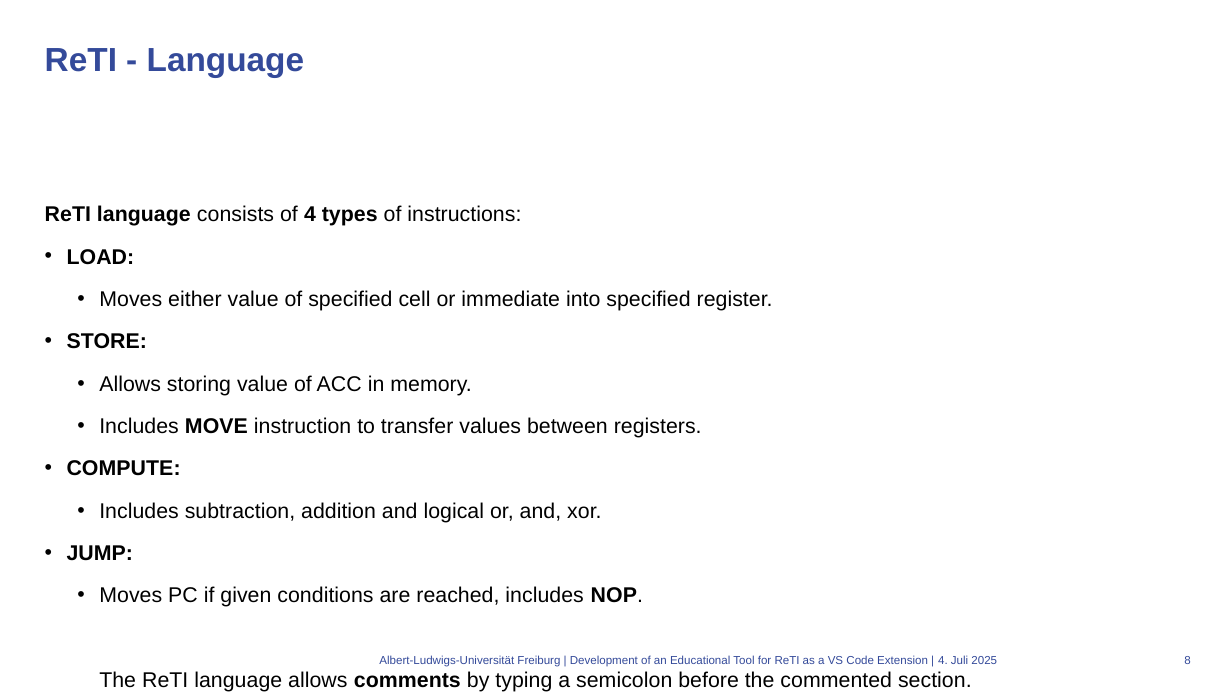
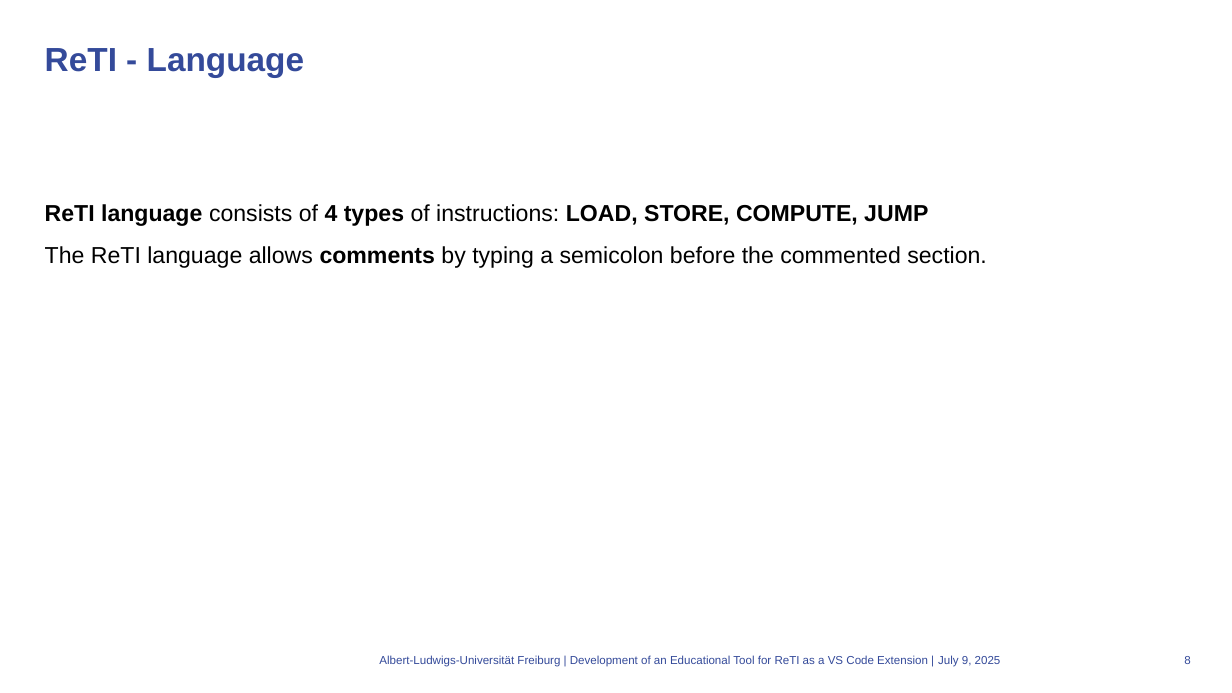
Before and after one commit to mlt279/vscode-reti, a slide deck: slide 8 of presentation/presentation.odp. Drawn at 1232x693 pixels with LibreOffice and Linux fonts; fonts in the diff are those of the drawing; background and template pictures are left out. Boxes give left, top, right and bottom in pixels: in the first picture for what was removed or moved away, otherwise in the second. Text is boxed around its words. In the diff, an @@ line names an element or a change of style, - is before the commit and + after.

```diff
--- a/presentation/presentation.odp
+++ b/presentation/presentation.odp
@@ text at box(45, 204, 928, 226): text changed; size 16.6 to 18 pt; bold on @@
-ReTI language consists of 4 types of instructions:
-• LOAD:
-  • Moves either value of specified cell or immediate into specified register.
-• STORE:
-  • Allows storing value of ACC in memory.
-  • Includes MOVE instruction to transfer values between registers.
-• COMPUTE:
-  • Includes subtraction, addition and logical or, and, xor.
-• JUMP:
-  • Moves PC if given conditions are reached, includes NOP.
+ReTI language consists of 4 types of instructions: LOAD, STORE, COMPUTE, JUMP
@@ text at box(45, 246, 987, 268): size 16.6 to 18 pt in "The ReTI language allows comments by typing ..." @@
@@ text at box(938, 655, 1001, 667): text changed @@
-4. Juli 2025
+July 9, 2025
```
Also in this commit, not shown: 6 other slides changed, 4 other files.
